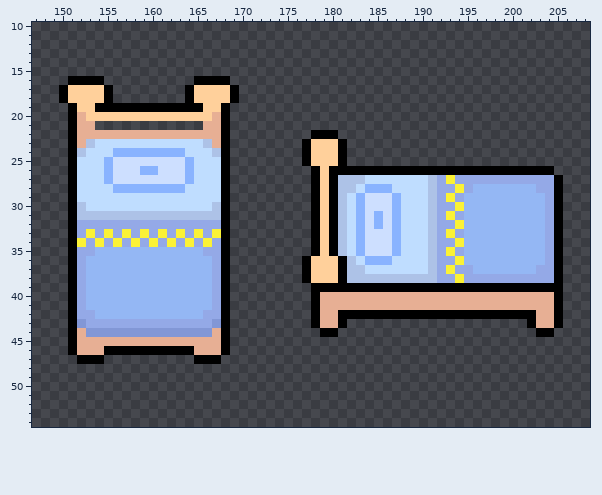
A pixel-art file gets an edit: src/_assets/tilesets.aseprite. Above: the version before the commit.
240x240 pixels, 1 frame. Colours within 5 levels of each other are drawn and written as one. Shown: x 147..208, y 10..54. The commit also changed other parts of the picture, which this record leaves out.
Once edited:
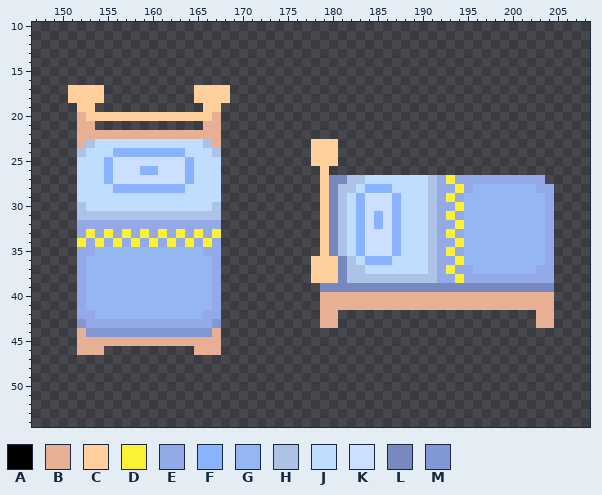
Palette (. is transparent): A #000000  B #e7af94  C #ffd09b  D #fbf236  E #94a9e7  F #89b3ff  G #94b7f4  H #adc2e7  J #bfddff  K #cddfff  L #7688be  M #8297d6
Changes in this commit:
Layer "Layer 1":
The author changed colour A to colour L in rows 27 to 35 at x 180; in rows 36 to 38 at x 181; in row 39 at x 179 to 204.
The author changed colour H to colour L in row 27 at x 181.
Colour A is removed in row 16 at x 151 to 154 and 165 to 168; in rows 17 to 18 at x 150, 155, 164 and 169; in row 19 at x 151, 154 to 165 and 168; in rows 20 to 21 at x 151 and 168; in row 22 at x 151, 168 and 178 to 180; in rows 23 to 25 at x 151, 168, 177 and 181.
Colour A is removed in row 26 at x 151, 168, 178 and 180 to 204; in rows 27 to 35 at x 151, 168, 178 and 205; in rows 36 to 38 at x 151, 168, 177 and 205; in rows 39 to 41 at x 151, 168, 178 and 205; in row 42 at x 151, 168, 178, 181 to 202 and 205; in row 43 at x 151, 168, 178, 181, 202 and 205.
Colour A is removed in row 44 at x 151, 168, 179 to 180 and 203 to 204; in row 45 at x 151 and 168; in row 46 at x 151, 155 to 164 and 168; in row 47 at x 152 to 154 and 165 to 167.
Colour E is removed in row 27 at x 204.
Pixel boxes of the changes (left, top, right, bottom) in both pictures:
erased: (59, 76, 239, 364)
changed: (302, 130, 563, 337)
